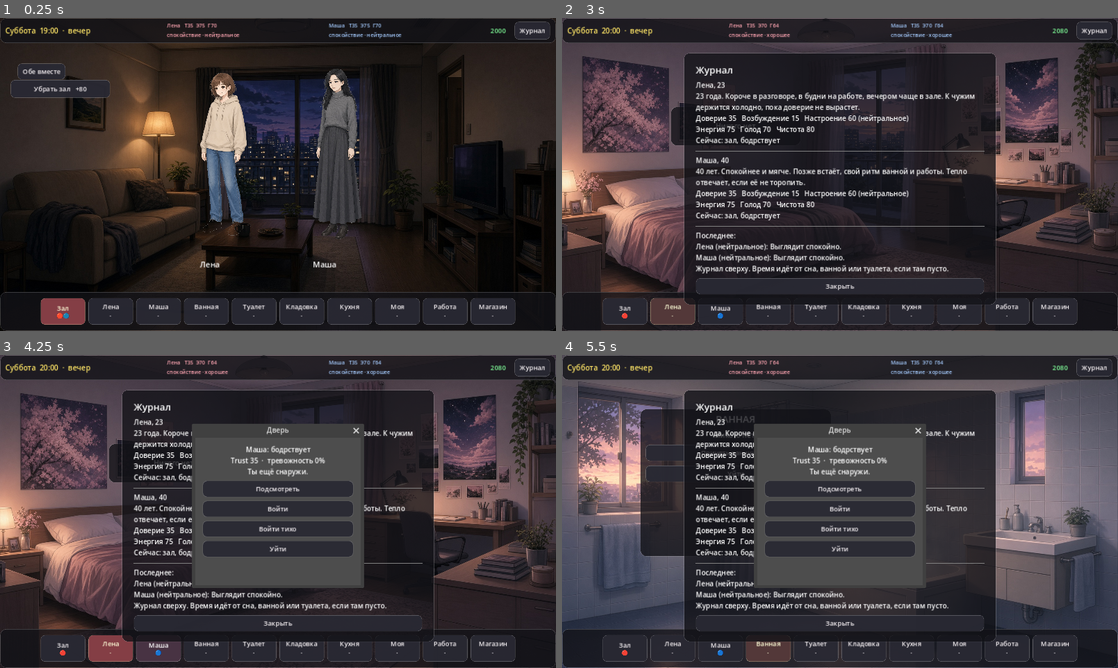
Above: before the commit, frames 1-4 (two rows, left to right).
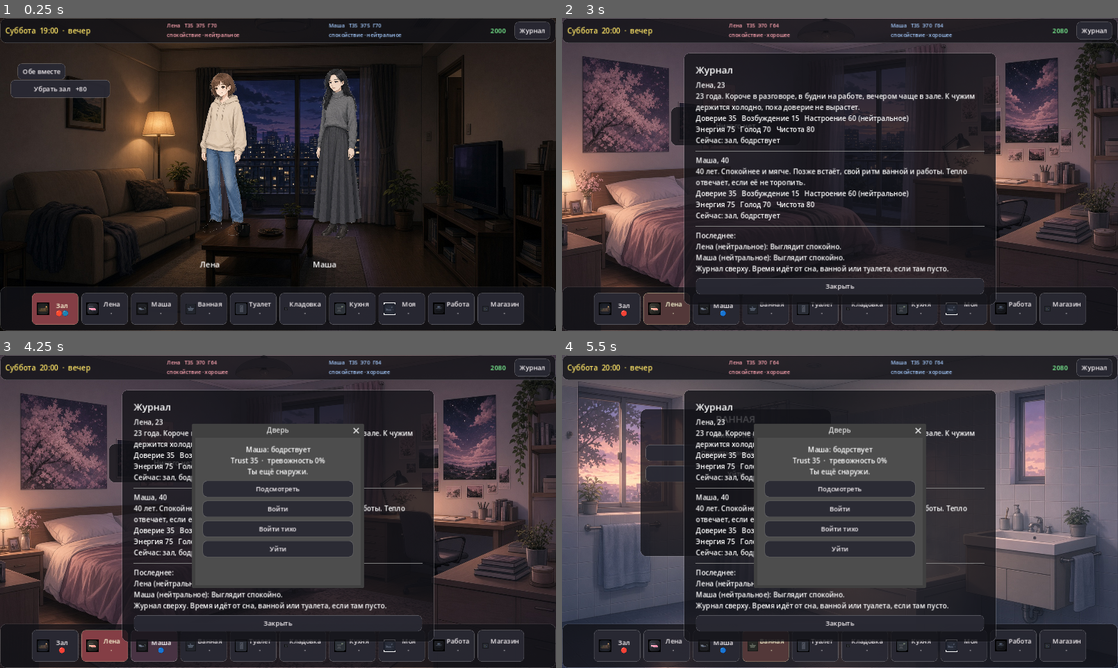
Above: after the commit, the same moments.

Repository: igodchrono/adult_roommates_godot
Game: Godot game, scene res://scenes/main.tscn
Same seed, same stepped clock (60 frames per second), same inputs: the game is played once before the commit and once after it.
Inputs:
- Up to frame 1 (0.25 s): no input
- Up to frame 2 (3 s): click "Журнал" at 0.5 s; click "Убрать зал +80" at 1.25 s; click "Зал 🔴" at 2 s; click "Лена ·" at 2.75 s
- Up to frame 3 (4.25 s): click "Маша 🔵" at 3.5 s
- Up to frame 4 (5.5 s): click "Ванная ·" at 4.25 s; click "Принять ванную (1ч)" at 5 s

The runs differ from the first frame. In frame 1, 3.5% of the frame differs, in the area x 0-100%, y 86-98%; in frame 2, 1.8%; in frame 3, 1.9%; in frame 4, 2.1%.

Commit message:
Add room icons to the bottom bar

Diff:
--- a/scripts/main.gd
+++ b/scripts/main.gd
@@ -13,6 +13,11 @@
 var room_buttons := {}
 var money_label: Label
 
+const ROOM_ICON := {
+	"зал": "hall", "комната_лены": "lena", "комната_маши": "masha",
+	"ванная": "bath", "туалет": "toilet", "кладовка": "closet",
+	"кухня": "kitchen", "моя_комната": "mine", "работа": "work", "магазин": "shop",
+}
 const ROOM_SHORT := {
 	"зал": "Зал", "комната_лены": "Лена", "комната_маши": "Маша",
 	"ванная": "Ванная", "туалет": "Туалет", "кладовка": "Кладовка",
@@ -70,9 +75,9 @@
 	$CharacterContainer.offset_left = 0
 	$CharacterContainer.offset_top = 64
 	$CharacterContainer.offset_right = 0
-	$CharacterContainer.offset_bottom = -92
+	$CharacterContainer.offset_bottom = -108
 	$SidePanel.visible = false
-	$BottomBar.offset_top = -84
+	$BottomBar.offset_top = -100
 	if action_menu:
 		action_menu.custom_minimum_size = Vector2(280, 0)
 
@@ -156,8 +161,14 @@
 	room_buttons.clear()
 	for loc in state.LOCATIONS:
 		var btn = Button.new()
-		btn.custom_minimum_size = Vector2(104, 62)
+		btn.custom_minimum_size = Vector2(108, 74)
 		btn.toggle_mode = true
+		btn.expand_icon = true
+		btn.add_theme_constant_override("icon_max_width", 28)
+		var icon_name = ROOM_ICON.get(loc, "")
+		var icon = load_tex("res://assets/ui/rooms/%s.png" % icon_name)
+		if icon:
+			btn.icon = icon
 		btn.pressed.connect(_on_room.bind(loc))
 		room_row.add_child(btn)
 		room_buttons[loc] = btn
Binary file added: assets/ui/rooms/bath.png
Binary file added: assets/ui/rooms/closet.png
Binary file added: assets/ui/rooms/hall.png
Binary file added: assets/ui/rooms/kitchen.png
Binary file added: assets/ui/rooms/lena.png
Binary file added: assets/ui/rooms/masha.png
Binary file added: assets/ui/rooms/mine.png
Binary file added: assets/ui/rooms/shop.png
Binary file added: assets/ui/rooms/toilet.png
Binary file added: assets/ui/rooms/work.png
